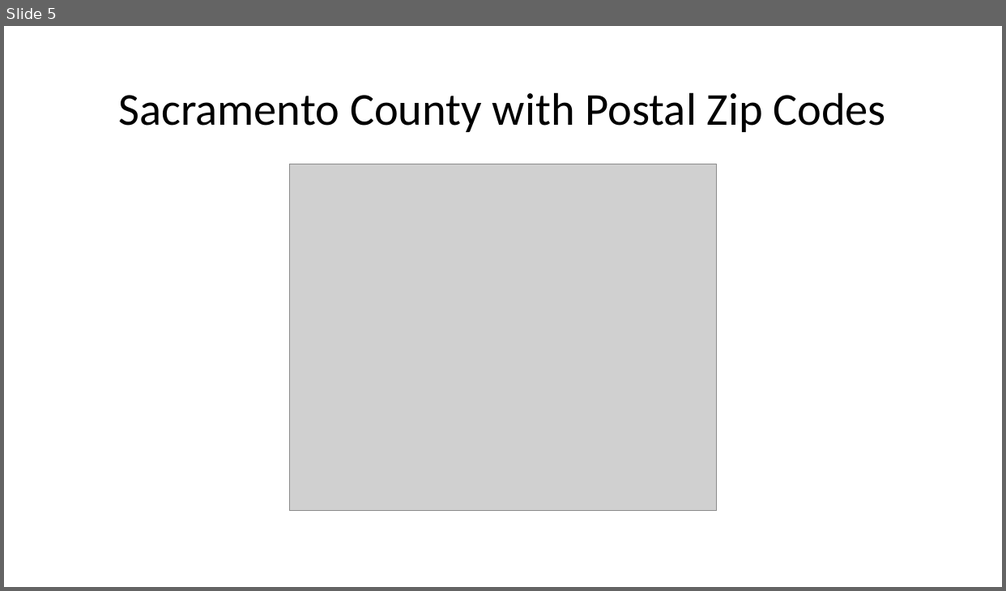
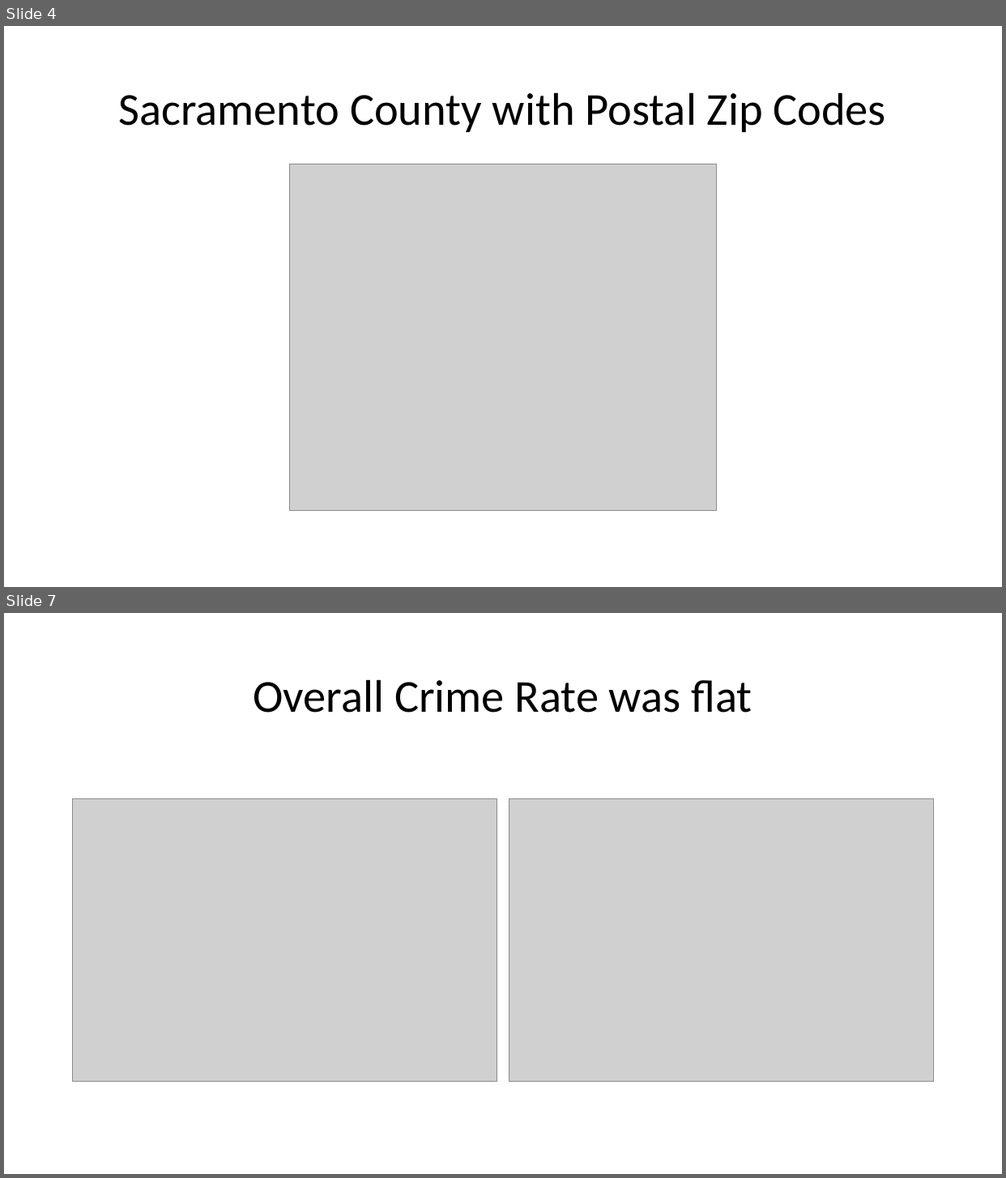
Before and after one commit to sean-galloway/Crime_and_Poverty, a slide deck: Project_1_Presentation.pptx. Shown one above the other, each under a label of ours: slide 5 before the commit, slides 4 and 7 after it; the slides between them are not shown. The pictures are 1006x591 and 1006x1178 pixels, drawn with LibreOffice and Linux fonts; fonts in the diff are those of the drawing; grey boxes stand for pictures. Boxes give left, top, right and bottom in pixels: in the first picture for what was removed or moved away, otherwise in the second. Text is boxed around its words. In the diff, an @@ line names an element or a change of style, - is before the commit and + after.

```diff
--- a/Project_1_Presentation.pptx
+++ b/Project_1_Presentation.pptx
@@ slide 7 added at [4,613,1002,1174], background #FFFFFF @@
@@ title added at [253,679,752,713], 44 pt, text #000000 @@
+Overall Crime Rate was flat
@@ picture added at [73,799,497,1082] @@
@@ picture added at [509,799,934,1082] @@
@@ what was slide 5 is now slide 4 @@
```
Also in this commit, not shown: 1 slide changed, 9 other slides added, 1 slide removed.
